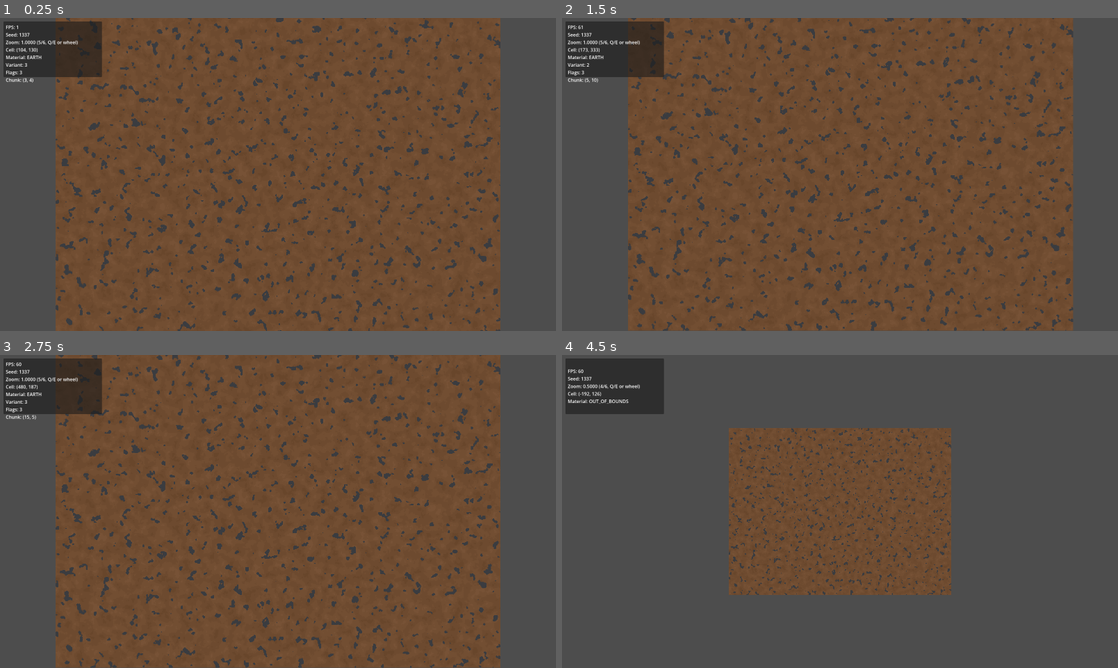
Above: before the commit, frames 1-4 (two rows, left to right).
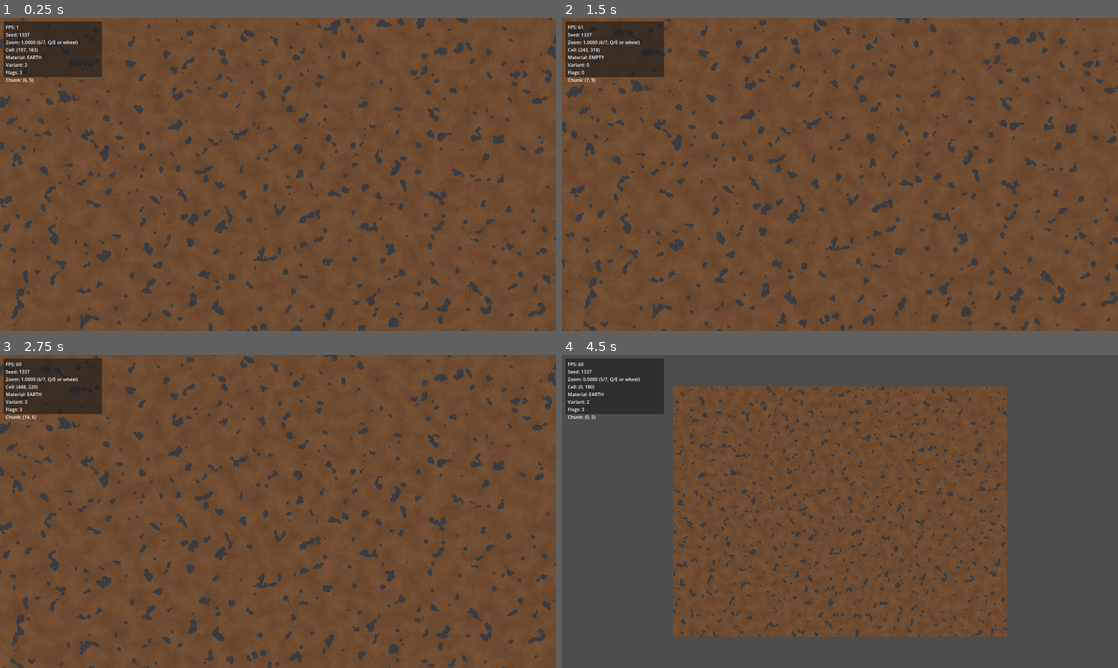
Above: after the commit, the same moments.

Repository: Kanturna/Diggy
Game: Godot game, scene res://main/Main.tscn
The game is run twice, just before and just after one commit, with the same random seed, the same clock (stepped at 60 frames per second) and the same inputs.
Inputs (mouse positions are in pixels of both pictures, inside the frame that each line leads up to):
- Up to frame 1 (0.25 s): no input
- Up to frame 2 (1.5 s): tap Enter at 0.5 s; move the mouse to (962, 158) at 0.52 s; tap S (camera_down) at 0.6 s; click (962, 158) at 0.67 s; tap Space at 1.25 s; move the mouse to (728, 190) at 1.27 s; tap A (camera_left) at 1.35 s; click (728, 190) at 1.42 s
- Up to frame 3 (2.75 s): tap Enter at 2 s; move the mouse to (333, 442) at 2.02 s; tap D (camera_right) at 2.1 s; click (333, 442) at 2.17 s
- Up to frame 4 (4.5 s): tap Space at 2.75, 4.25 s; move the mouse to (812, 574) at 2.77 s; tap Shift (camera_speed) at 2.85 s; click (812, 574) at 2.92 s; tap Enter at 3.5 s; move the mouse to (1006, 558) at 3.52 s; tap W (camera_up) at 3.6 s; click (1006, 558) at 3.67 s; move the mouse to (673, 464) at 4.27 s; tap Q (camera_zoom_in) at 4.35 s; click (673, 464) at 4.42 s

The runs differ from the first frame. In frame 1, 27% of the frame differs, in the area x 0-100%, y 0-100%; in frame 2, 27%; in frame 3, 27%; in frame 4, 28%, in the area x 1-80%, y 2-90%.

Commit message:
zoom and loding time fix 3

Diff:
--- a/core/Config.gd
+++ b/core/Config.gd
@@ -3,7 +3,7 @@
 
 const WORLD_WIDTH := 768
 const WORLD_HEIGHT := 576
-const CELL_SIZE := 2
+const CELL_SIZE := 3
 const CHUNK_SIZE := 32
 
 const DEFAULT_SEED := 1337
@@ -14,6 +14,7 @@
 const CAMERA_BASE_SPEED := 550.0
 const CAMERA_SHIFT_MULTIPLIER := 2.2
 const CAMERA_ZOOM_LEVELS := [
+	0.03125,
 	0.0625,
 	0.125,
 	0.25,
@@ -21,7 +22,7 @@
 	1.0,
 	2.0,
 ]
-const CAMERA_DEFAULT_ZOOM_INDEX := 4
+const CAMERA_DEFAULT_ZOOM_INDEX := 5
 
 const DEBUG_TOGGLE_ACTION := "debug_toggle"
 const MOVE_UP_ACTION := "camera_up"
--- a/main/Main.gd
+++ b/main/Main.gd
@@ -16,11 +16,11 @@
 func _ready() -> void:
 	_setup_input_map()
 	_setup_world_core()
+	_generate_world()
 	_setup_renderer()
 	_setup_camera()
 	_setup_debug()
 	_connect_signals()
-	_generate_world()
 
 func _process(_delta: float) -> void:
 	_on_chunks_dirtied()
--- a/project.godot
+++ b/project.godot
@@ -21,3 +21,7 @@
 window/stretch/mode="viewport"
 window/stretch/aspect="keep"
 window/stretch/scale_mode="integer"
+
+[rendering]
+
+renderer/rendering_method="mobile"
